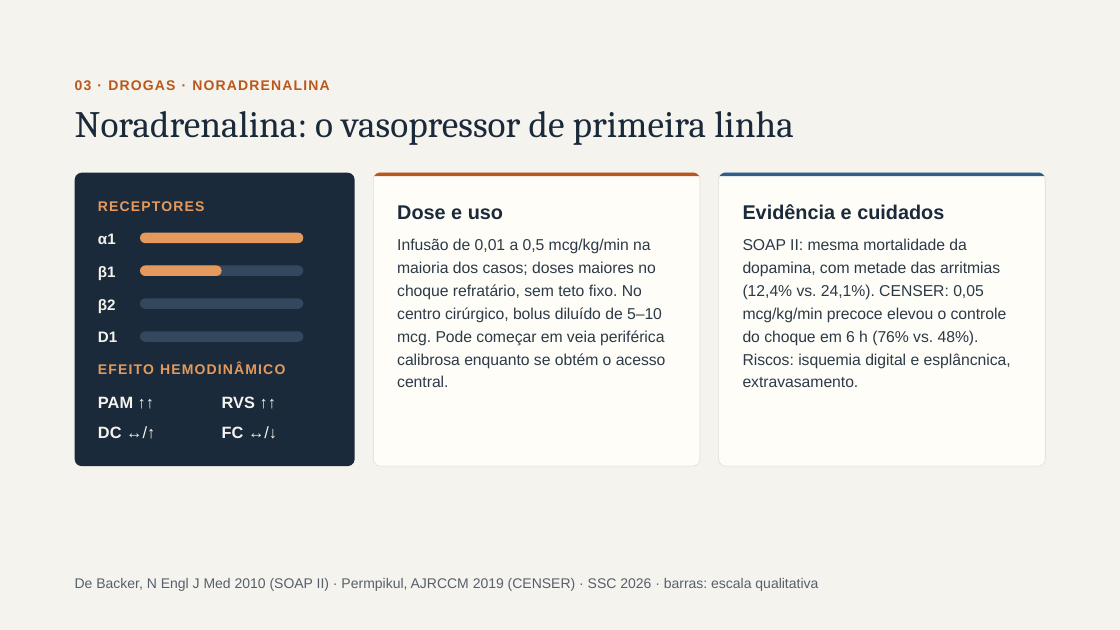
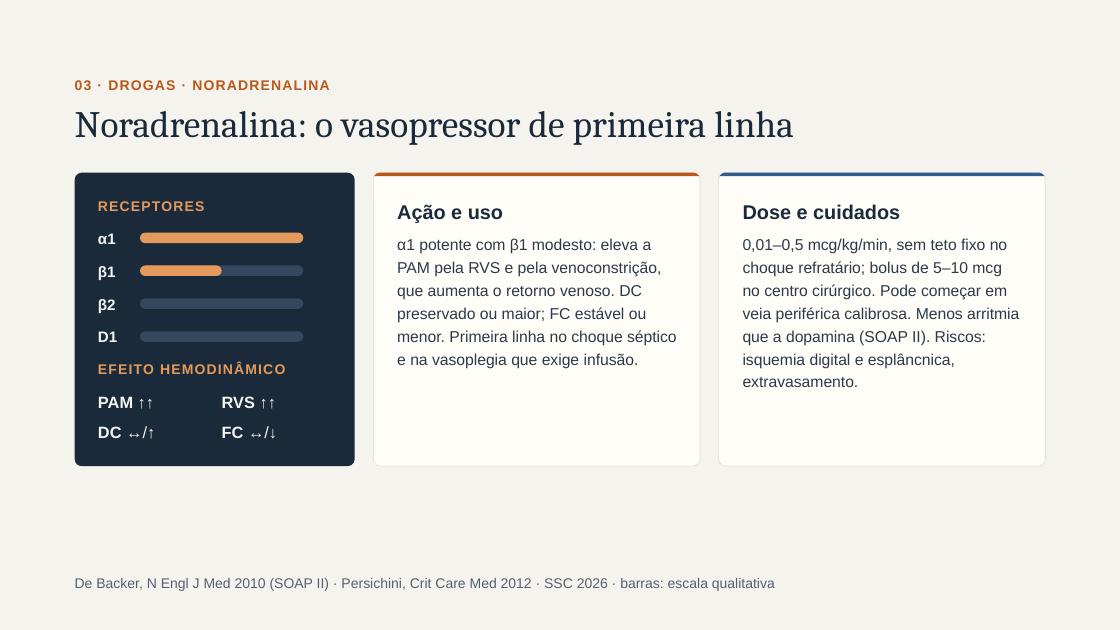
Before and after one commit to brunomoraesdubois-bit/Bruno, a slide deck: slide 5 of apresentacao/Aminas_Vasoativas.pptx. Drawn at 1120x630 pixels with LibreOffice and Linux fonts; fonts in the diff are those of the drawing. Boxes give left, top, right and bottom in pixels: in the first picture for what was removed or moved away, otherwise in the second. Text is boxed around its words. In the diff, an @@ line names an element or a change of style, - is before the commit and + after.

```diff
--- a/apresentacao/Aminas_Vasoativas.pptx
+++ b/apresentacao/Aminas_Vasoativas.pptx
@@ text at box(397, 204, 503, 223): text changed @@
-Dose e uso
+Ação e uso
@@ text at box(743, 204, 900, 220): text changed @@
-Evidência e cuidados
+Dose e cuidados
@@ text at box(397, 238, 677, 369): text changed @@
-Infusão de 0,01 a 0,5 mcg/kg/min na maioria dos casos; doses maiores no choque refratário, sem teto fixo. No centro cirúrgico, bolus diluído de 5–10 mcg. Pode começar em veia periférica calibrosa enquanto se obtém o acesso central.
+α1 potente com β1 modesto: eleva a PAM pela RVS e pela venoconstrição, que aumenta o retorno venoso. DC preservado ou maior; FC estável ou menor. Primeira linha no choque séptico e na vasoplegia que exige infusão.
@@ text at box(743, 238, 1019, 387): text changed @@
-SOAP II: mesma mortalidade da dopamina, com metade das arritmias (12,4% vs. 24,1%). CENSER: 0,05 mcg/kg/min precoce elevou o controle do choque em 6 h (76% vs. 48%). Riscos: isquemia digital e esplâncnica, extravasamento.
+0,01–0,5 mcg/kg/min, sem teto fixo no choque refratário; bolus de 5–10 mcg no centro cirúrgico. Pode começar em veia periférica calibrosa. Menos arritmia que a dopamina (SOAP II). Riscos: isquemia digital e esplâncnica, extravasamento.
@@ text at box(75, 578, 775, 591): text changed @@
-De Backer, N Engl J Med 2010 (SOAP II) · Permpikul, AJRCCM 2019 (CENSER) · SSC 2026 · barras: escala qualitativa
+De Backer, N Engl J Med 2010 (SOAP II) · Persichini, Crit Care Med 2012 · SSC 2026 · barras: escala qualitativa
```
Also in this commit, not shown: 13 other slides changed, 3 slides added, 3 slides removed, 22 other files.
